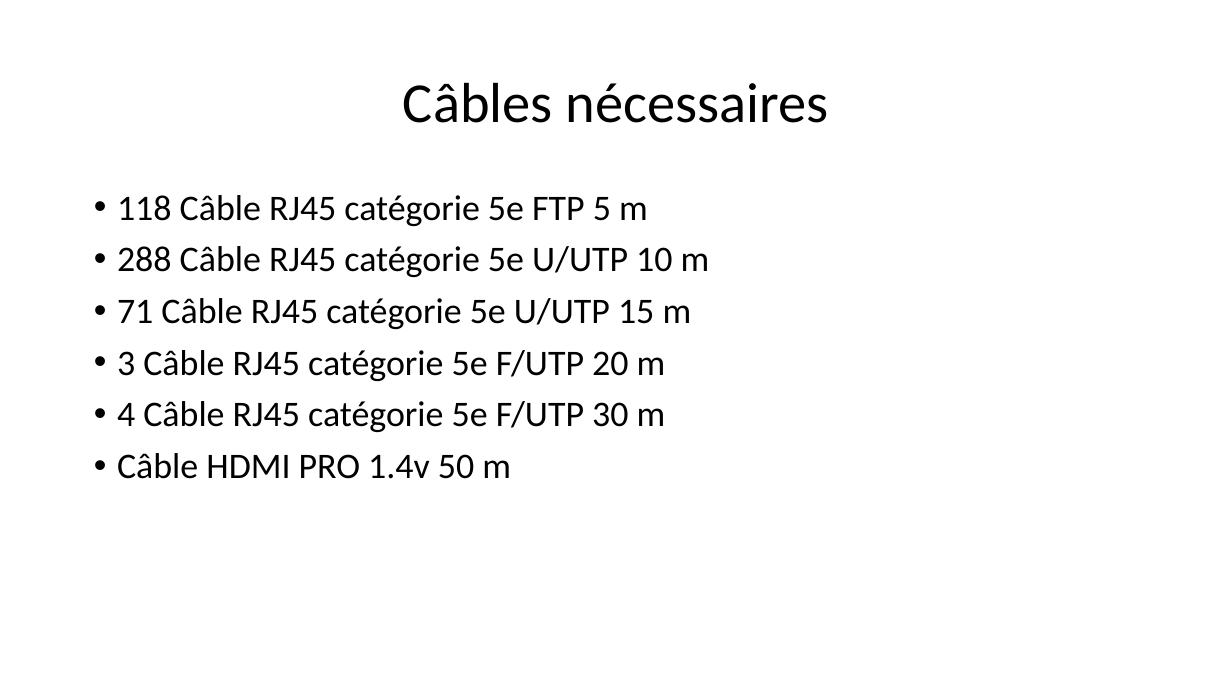
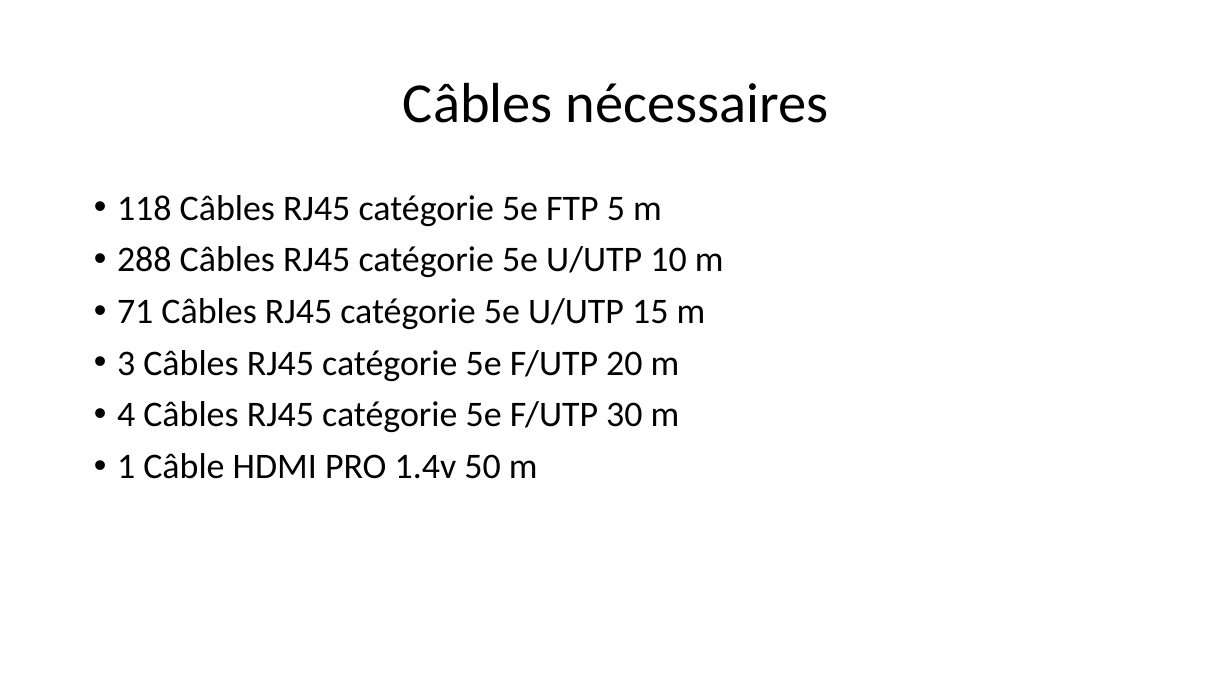
Before and after one commit to Exia-Jellyfish/UE-2-Ces-Esport-GRP1, a slide deck: slide 4 of Projet_Réseau/Projet 2.pptx. Drawn at 1232x693 pixels with LibreOffice and Linux fonts; fonts in the diff are those of the drawing. Boxes give left, top, right and bottom in pixels: in the first picture for what was removed or moved away, otherwise in the second. Text is boxed around its words. In the diff, an @@ line names an element or a change of style, - is before the commit and + after.

```diff
--- a/Projet_Réseau/Projet 2.pptx
+++ b/Projet_Réseau/Projet 2.pptx
@@ text at [117, 195, 724, 479]: text changed @@
-• 118 Câble RJ45 catégorie 5e FTP 5 m
-• 288 Câble RJ45 catégorie 5e U/UTP 10 m
-• 71 Câble RJ45 catégorie 5e U/UTP 15 m
-• 3 Câble RJ45 catégorie 5e F/UTP 20 m
-• 4 Câble RJ45 catégorie 5e F/UTP 30 m
-• Câble HDMI PRO 1.4v 50 m
+• 118 Câbles RJ45 catégorie 5e FTP 5 m
+• 288 Câbles RJ45 catégorie 5e U/UTP 10 m
+• 71 Câbles RJ45 catégorie 5e U/UTP 15 m
+• 3 Câbles RJ45 catégorie 5e F/UTP 20 m
+• 4 Câbles RJ45 catégorie 5e F/UTP 30 m
+• 1 Câble HDMI PRO 1.4v 50 m
```
Also in this commit, not shown: 2 other slides changed.
